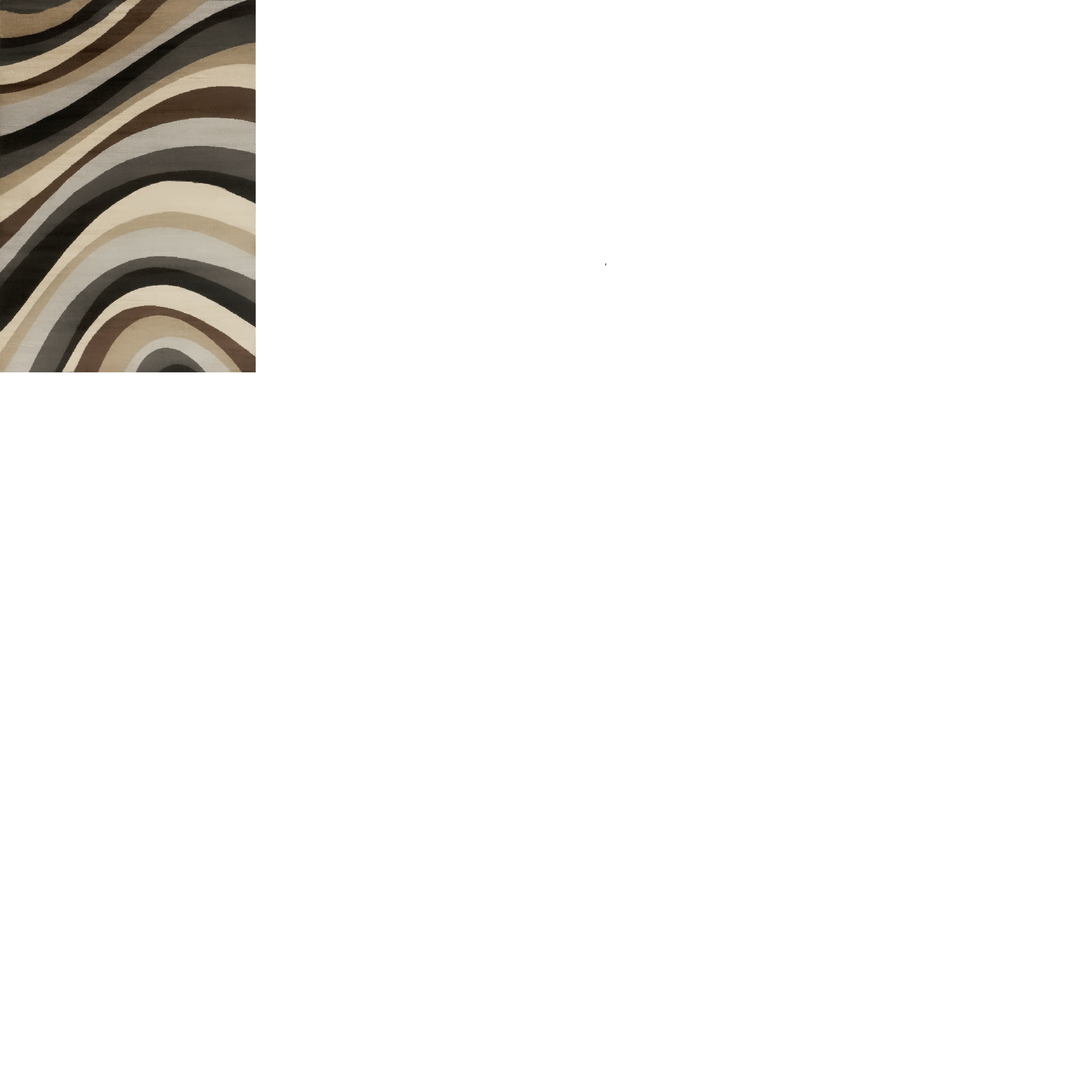
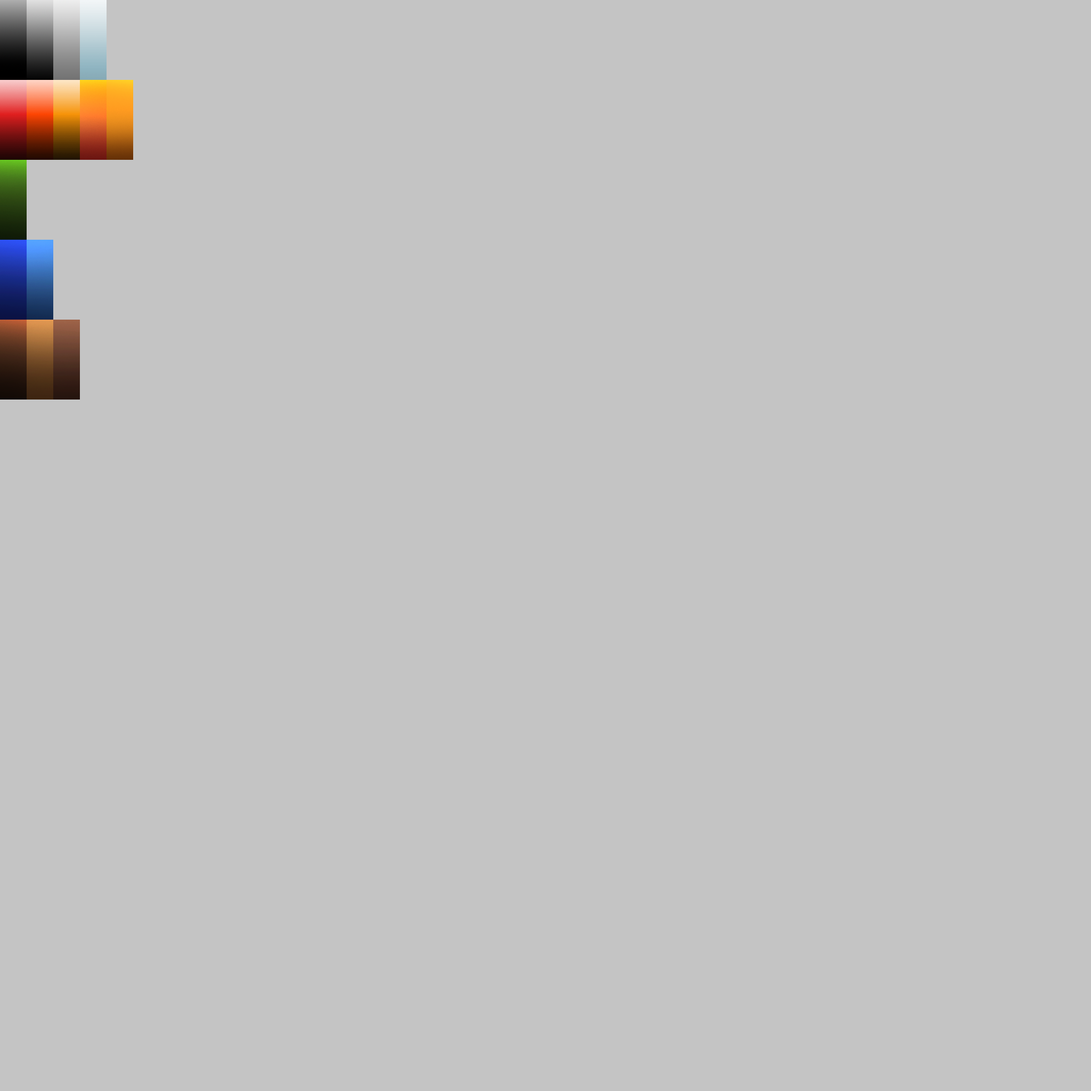
Two versions of the same layered image (1091px x 1091px). Layer-by-layer changes:
removed layer "Layer 2" over (0, 0, 256, 373)
added layer "Layer 1 copy 10" above "Layer 1 copy 11" over (26, 319, 54, 400)
added layer "Layer 1 copy 11" above "Layer 1 copy 6" over (53, 319, 80, 400)
added layer "Layer 1 copy 6" above "Layer 1 copy 9" over (0, 319, 27, 400)
added layer "Layer 1 copy 9" above "Layer 1 copy 8" over (26, 239, 54, 320)
added layer "Layer 1 copy 8" above "Layer 1 copy 7" over (0, 239, 27, 320)
added layer "Layer 1 copy 7" above "Layer 1 copy 13" over (0, 159, 27, 240)
added layer "Layer 1 copy 13" above "Layer 1 copy 5" over (106, 79, 134, 160)
added layer "Layer 1 copy 5" above "Layer 1 copy 3" over (79, 79, 107, 160)
added layer "Layer 1 copy 3" above "Layer 1 copy 2" over (53, 79, 80, 160)
added layer "Layer 1 copy 2" above "Layer 1 copy" over (26, 79, 54, 160)
added layer "Layer 1 copy" above "Layer 1 copy 12" over (0, 79, 27, 160)
added layer "Layer 1 copy 12" above "Layer 1 copy 4" over (79, 0, 107, 80)
added layer "Layer 1 copy 4" above "Layer 1" over (53, 0, 80, 80)
moved "Layer 1" above "Gradient Fill 1", painted on it over (26, 0, 608, 266)
added layer "Gradient Fill 1" above "original block" over (0, 0, 27, 80)
renamed "Layer 3" to "original block", hid it, painted on it over (0, 0, 27, 80)
painted on "Background" over (0, 0, 1091, 1091)
